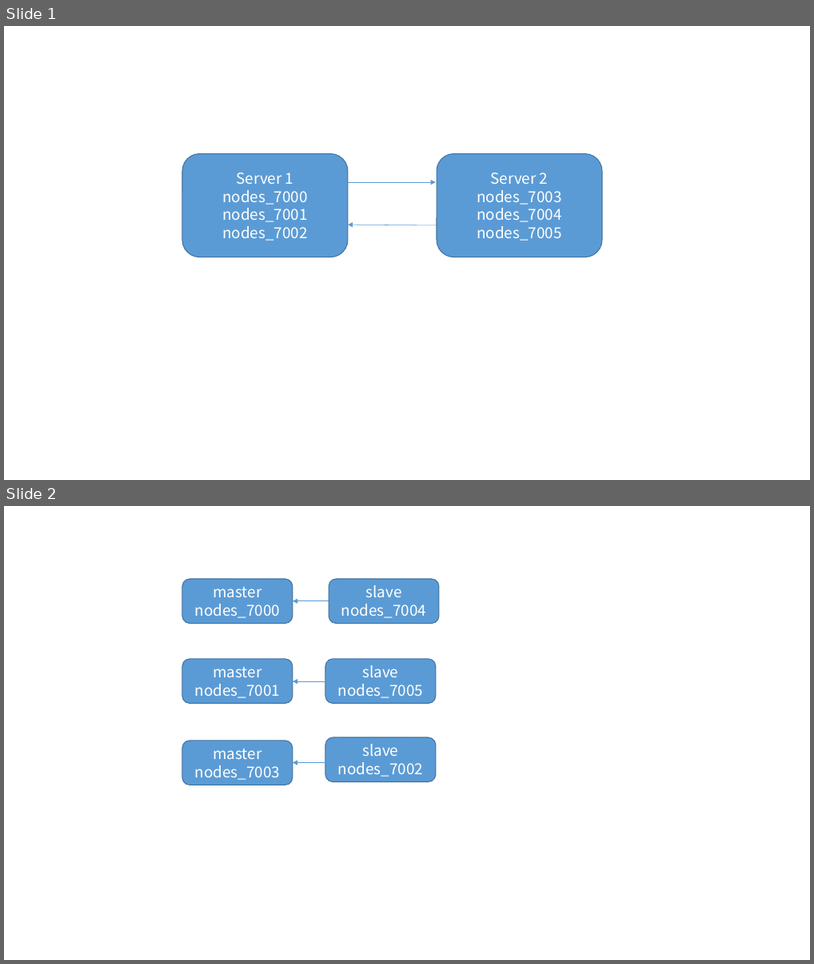
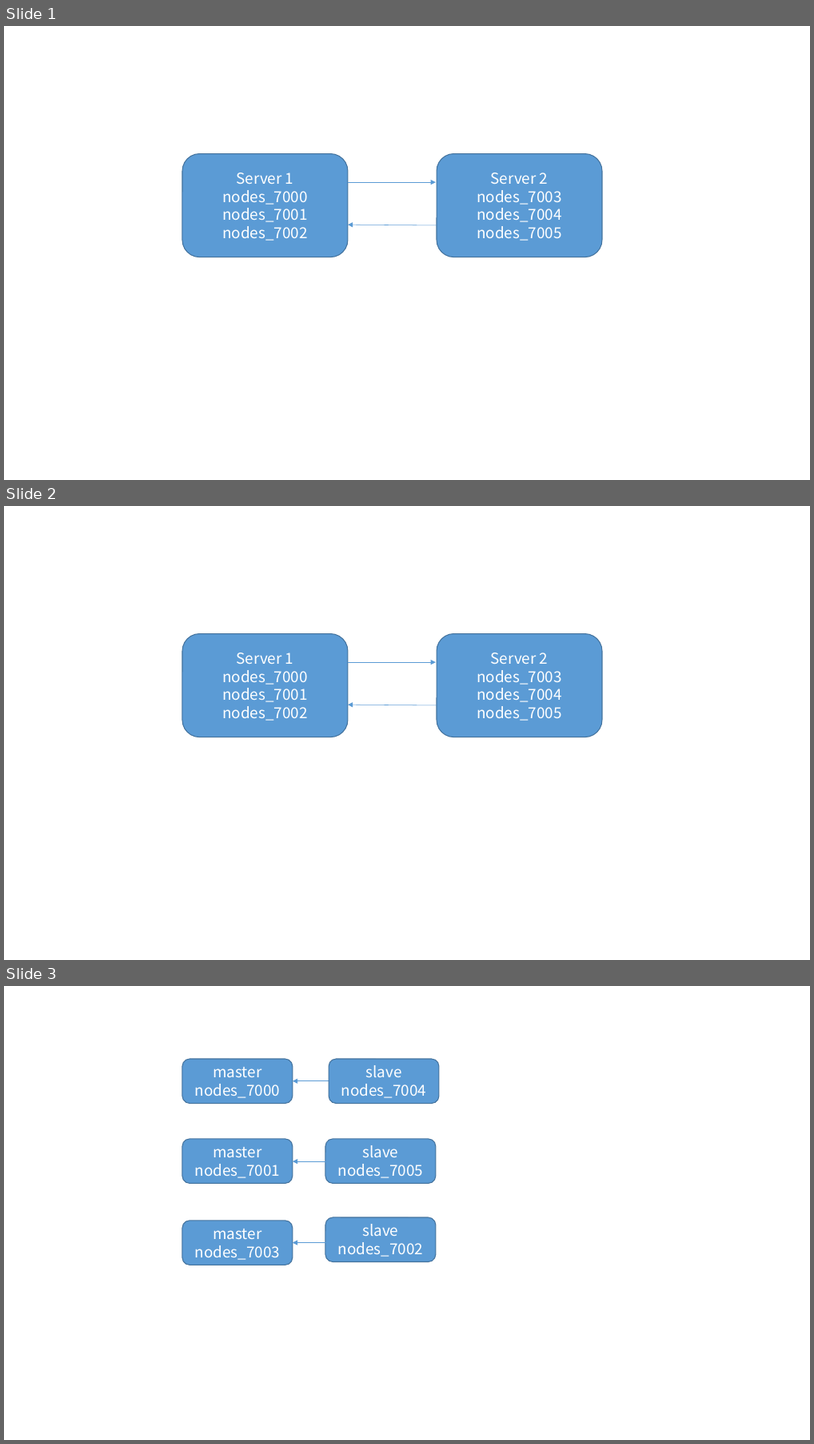
Before and after one commit to cxinping/Redis, a slide deck: Tools/redis架构图.pptx. Shown one above the other, each under a label of ours: slides 1 and 2 before the commit, slides 1, 2 and 3 after it. The pictures are 814x964 and 814x1444 pixels, drawn with LibreOffice and Linux fonts; fonts in the diff are those of the drawing. Boxes give left, top, right and bottom in pixels: in the first picture for what was removed or moved away, otherwise in the second. Text is boxed around its words. In the diff, an @@ line names an element or a change of style, - is before the commit and + after.

```diff
--- a/Tools/redis架构图.pptx
+++ b/Tools/redis架构图.pptx
@@ slide 2 added at [4, 506, 810, 960], background #FFFFFF @@
@@ rounded rectangle added at [182, 634, 348, 737], fill #5B9BD5, outline #43739E 1 pt, 18 pt, text #FFFFFF @@
+Server 1
+nodes_7000
+nodes_7001
+nodes_7002
@@ rounded rectangle added at [437, 634, 603, 737], fill #5B9BD5, outline #43739E 1 pt, 18 pt, text #FFFFFF @@
+Server 2
+nodes_7003
+nodes_7004
+nodes_7005
@@ arrow added from (348, 662) to (436, 662), #5B9BD5 0.5 pt @@
@@ arrow added from (437, 705) to (348, 704), #5B9BD5 0.5 pt @@
@@ what was slide 2 is now slide 3 @@
```
Also in this commit, not shown: 7 other files.
